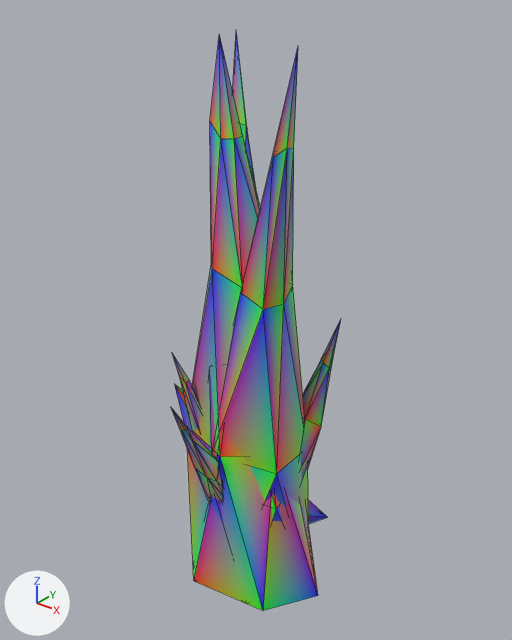
Before and after pictures for a commit that changed the glTF model assets/magic/burst_glass.glb.
Before and after are seen from a 50 mm lens placed at (0.795, -0.98, 1.091), pointed at (0.002, 0.01, 0.477). Arrows for +X, +Y and +Z are at lower left; the lights stay in place. The picture after the commit comes second. Mesh edges are drawn as thin lines. Vertices at exactly the same position are counted once.

Names of what the first picture shows: 'Spike_1', 'Spike_2', 'Spike_3', 'Spike_4', 'Spike_5' and 2 more.
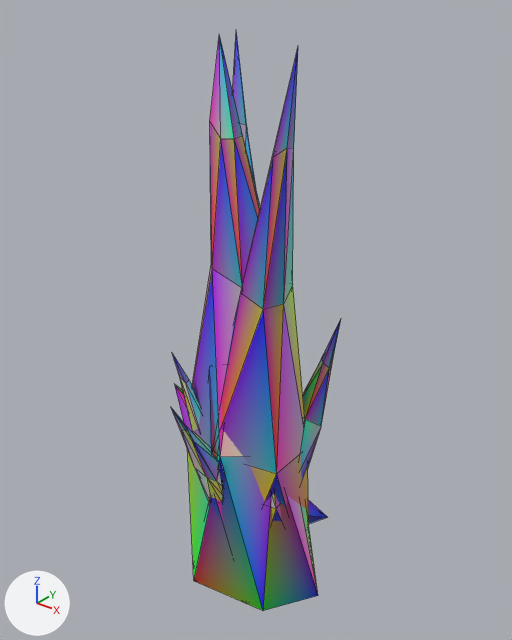
Where the change shows, as pixel boxes (x1, y1, x2, y2) in the pictures (512 x 640 px):
part 1 of me_spike_1, recoloured: (192, 34, 339, 611) in both
part 2 of me_spike_1, recoloured: (192, 41, 334, 593) in both
part 3 of me_spike_1, recoloured: (303, 360, 323, 395) in both
part 4 of me_spike_1, recoloured: (187, 365, 322, 592) in both
part 5 of me_spike_1, recoloured: (219, 35, 321, 467) in both
part 6 of me_spike_2, recoloured: (215, 148, 309, 524) in both
part 7 of me_spike_2, recoloured: (221, 62, 298, 473) in both
part 8 of me_spike_2, recoloured: (265, 474, 286, 507) in both
part 9 of me_spike_3, recoloured: (182, 431, 222, 498) in both
part 10 of me_spike_3, recoloured: (182, 430, 223, 502) in both
part 11 of me_spike_3, recoloured: (172, 409, 217, 499) in both
part 12 of me_spike_3, recoloured: (171, 408, 192, 460) in both
part 13 of me_spike_3, recoloured: (173, 410, 219, 481) in both
part 14 of me_spike_4, recoloured: (180, 123, 256, 428) in both
part 15 of me_spike_4, recoloured: (174, 43, 247, 426) in both
part 16 of me_spike_4, recoloured: (186, 128, 255, 426) in both
part 17 of me_spike_4, recoloured: (181, 380, 198, 431) in both

Edits to the bpy script that builds the scene:
```text
Change me_spike_1:
    where me_spike_1.from_pydata(...)  # 68 vertices, 132 faces; spans x -0.162..0.184, y -0.126..0.118, z -0.158..1.0
    me_spike_1 part 1: 40 faces centred in x -0.125..0.148, y -0.113..0.107, z -0.151..0.892 are repainted in the vertex colours; the middle colour goes from black #000000 to blue #0000ba
    me_spike_1 part 2: 32 faces centred in x -0.115..0.141, y -0.065..0.083, z -0.151..0.892 are repainted in the vertex colours; the middle colour goes from black #000000 to grey #bababa
    me_spike_1 part 3: 21 faces centred in x -0.133..0.129, y -0.098..0.097, z -0.153..0.441 are repainted in the vertex colours; the middle colour goes from black #000000 to yellow #baba00
    me_spike_1 part 4: 21 faces centred in x -0.072..0.135, y -0.094..0.088, z -0.154..0.369 are repainted in the vertex colours; the middle colour goes from pink #bc00bc to green #88ba88
    me_spike_1 part 5: 18 faces centred in x -0.099..0.121, y -0.076..0.093, z -0.152..0.884 are repainted in the vertex colours; the middle colour goes from black #000000 to cyan #00baba
Change me_spike_2:
    where me_spike_2.from_pydata(...)  # 21 vertices, 38 faces; spans x -0.121..0.151, y -0.113..0.103, z -0.159..1.0
    me_spike_2 part 6: 19 faces centred in x -0.084..0.123, y -0.089..0.08, z -0.146..0.75 are repainted in the vertex colours; the middle colour goes from black #000000 to grey #bababa
    me_spike_2 part 7: 14 faces centred in x -0.039..0.136, y -0.075..0.05, z 0.314..0.897 are repainted in the vertex colours; the middle colour goes from black #000000 to cyan #00baba
    me_spike_2 part 8: 5 faces centred in x -0.105..0.093, y -0.087..0.088, z -0.148..-0.025 are repainted in the vertex colours; the middle colour stays black #000000
Change me_spike_3:
    where me_spike_3.from_pydata(...)  # 57 vertices, 110 faces; spans x -0.065..0.065, y -0.194..0.046, z -0.157..0.36
    me_spike_3 part 9: 32 faces centred in x -0.06..0.048, y -0.144..0.021, z -0.156..0.214 are repainted in the vertex colours; the middle colour goes from black #000000 to grey #bababa
    me_spike_3 part 10: 40 faces centred in x -0.062..0.057, y -0.157..0.029, z -0.157..0.256 are repainted in the vertex colours; the middle colour goes from black #000000 to yellow #baba00
    me_spike_3 part 11: 17 faces centred in x -0.06..0.049, y -0.178..0.03, z -0.155..0.319 are repainted in the vertex colours; the middle colour goes from black #000000 to cyan #00baba
    me_spike_3 part 12: 11 faces centred in x -0.055..0.039, y -0.176..0.026, z -0.14..0.311 are repainted in the vertex colours; the middle colour goes from black #000000 to pink #ba00ba
    me_spike_3 part 13: 10 faces centred in x -0.041..0.063, y -0.174..0.013, z -0.152..0.312 are repainted in the vertex colours; the middle colour goes from yellow #bcbc00 to blue #8888ba
Change me_spike_4:
    where me_spike_4.from_pydata(...)  # 57 vertices, 110 faces; spans x -0.147..0.116, y -0.09..0.136, z -0.156..1.0
    me_spike_4 part 14: 29 faces centred in x -0.117..0.035, y -0.076..0.107, z -0.135..0.758 are repainted in the vertex colours; the middle colour goes from black #000000 to grey #bababa
    me_spike_4 part 15: 21 faces centred in x -0.131..0.035, y -0.084..0.119, z -0.127..0.897 are repainted in the vertex colours; the middle colour goes from yellow #bcbc00 to blue #8888ba
    me_spike_4 part 16: 20 faces centred in x -0.104..0.024, y -0.069..0.087, z -0.135..0.66 are repainted in the vertex colours; the middle colour goes from black #000000 to cyan #00baba
    me_spike_4 part 17: 15 faces centred in x -0.106..0.066, y -0.07..0.063, z -0.136..0.449 are repainted in the vertex colours; the middle colour goes from black #000000 to yellow #baba00
```
